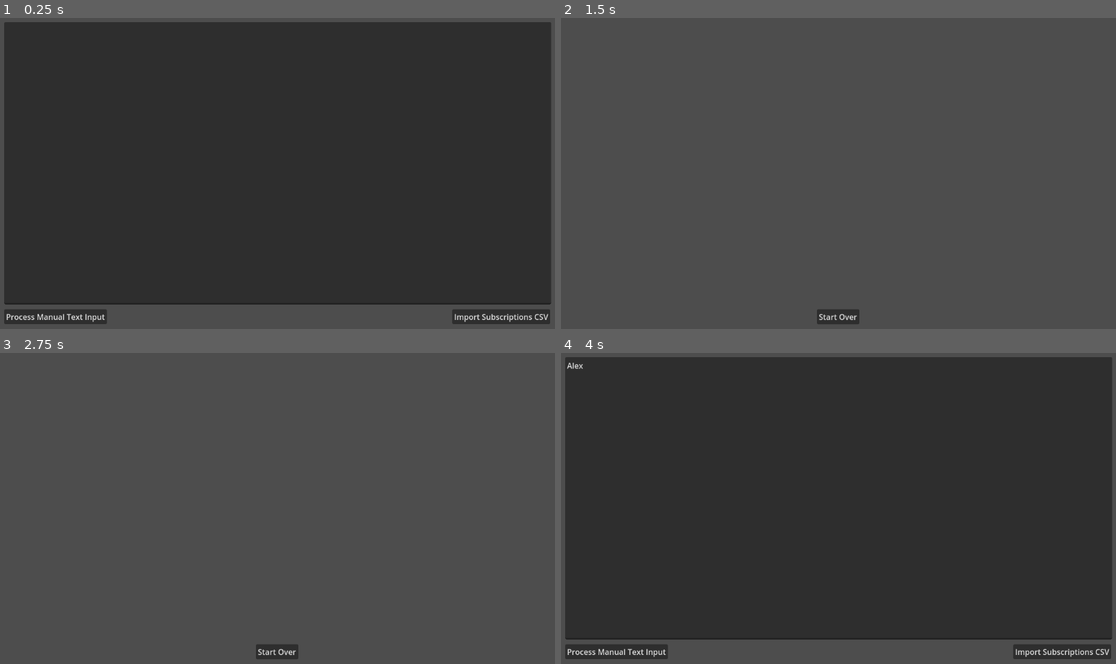
Above: before the commit, frames 1-4 (two rows, left to right).
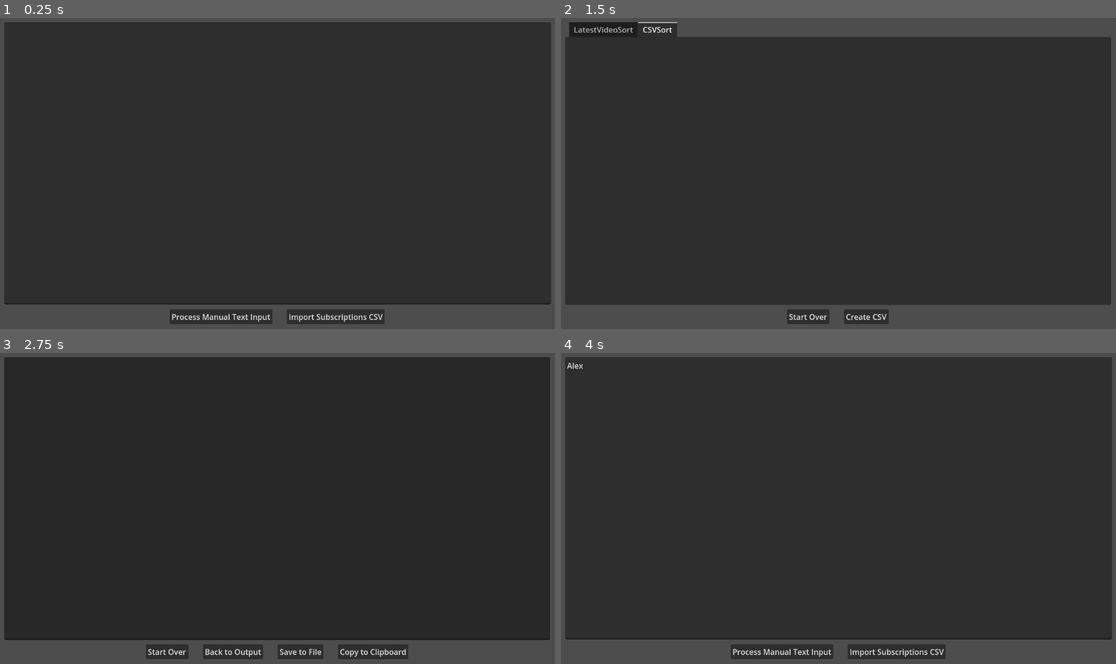
Above: after the commit, the same moments.

Repository: ZeikJT/godot-youtube-subscription-health
Game: Godot game, scene res://check-channels.tscn
The game is run twice, just before and just after one commit, with the same random seed, the same clock (stepped at 60 frames per second) and the same inputs.
Inputs (mouse positions are in pixels of both pictures, inside the frame that each line leads up to):
- Up to frame 1 (0.25 s): no input
- Up to frame 2 (1.5 s): click (838, 164) at 0.52 s; type "Alex" at 0.6 s; click "Process Manual Text Input" at 1.25 s
- Up to frame 3 (2.75 s): click (305, 651) at 2 s, where only the run after the commit has a clickable "Create CSV"
- Up to frame 4 (4 s): click (794, 651) at 2.75 s, where only the run after the commit has a clickable "Back to Output"; click "Start Over" at 3.5 s

The runs differ from the first frame. In frame 1, 3.1% of the frame differs, in the area x 0-100%, y 93-99%; in frame 2, 86%; in frame 3, 91%, in the area x 0-100%, y 1-99%; in frame 4, 3.1%.
Error before the commit: Assertion failed. (res://check-channels.gd:155)
Error after the commit: Assertion failed. (res://check-channels.gd:215)

Commit message:
Add CSV export screen and sorting results based on date or original order

Diff:
--- a/check-channels.gd
+++ b/check-channels.gd
@@ -3,26 +3,43 @@
 @onready var input_screen:Control = $InputScreen
 @onready var loading_screen:Control = $LoadingScreen
 @onready var output_screen:Control = $OutputScreen
+@onready var output_csv_screen: Control = $OutputCSVScreen
 
 @onready var manual_csv_text_edit:TextEdit = $InputScreen/ManualCSVTextEdit
-@onready var import_csv_button:Button = $InputScreen/ImportCSVButton
-@onready var process_csv_button:Button = $InputScreen/ProcessCSVButton
-@onready var file_dialog:FileDialog = $InputScreen/FileDialog
+@onready var process_csv_button:Button = $InputScreen/HBoxContainer/ProcessCSVButton
+@onready var import_csv_button:Button = $InputScreen/HBoxContainer/ImportCSVButton
+@onready var open_file_dialog: FileDialog = $InputScreen/OpenFileDialog
+
 @onready var loading_text_edit:TextEdit = $LoadingScreen/LoadingTextEdit
 @onready var loading_progress_bar:ProgressBar = $LoadingScreen/LoadingProgressBar
-@onready var output_rich_text_label:RichTextLabel = $OutputScreen/OutputRichTextLabel
-@onready var start_over_button:Button = $OutputScreen/StartOverButton
+
+@onready var output_rich_text_label: RichTextLabel = $OutputScreen/TabContainer/CSVSort/OutputRichTextLabel
+@onready var sorted_output_rich_text_label: RichTextLabel = $OutputScreen/TabContainer/LatestVideoSort/SortedOutputRichTextLabel
+@onready var output_start_over_button: Button = $OutputScreen/HBoxContainer/OutputStartOverButton
+@onready var create_csv_button: Button = $OutputScreen/HBoxContainer/CreateCSVButton
+
+@onready var csv_text_edit: TextEdit = $OutputCSVScreen/CSVTextEdit
+@onready var csv_start_over_button: Button = $OutputCSVScreen/HBoxContainer/CSVStartOverButton
+@onready var back_to_output_button: Button = $OutputCSVScreen/HBoxContainer/BackToOutputButton
+@onready var save_csv_to_file_button: Button = $OutputCSVScreen/HBoxContainer/SaveCSVToFileButton
+@onready var copy_to_clipboard_button: Button = $OutputCSVScreen/HBoxContainer/CopyToClipboardButton
+@onready var save_file_dialog: FileDialog = $OutputCSVScreen/SaveFileDialog
 
 @onready var all_screens:Array[Control] = [
 	input_screen,
 	loading_screen,
 	output_screen,
+	output_csv_screen,
 ]
 
 const CHANNEL_ID:String = 'channel_id'
 const CHANNEL_NAME:String = 'channel_name'
 const LATEST_VIDEO_DATE:String = 'latest_video_date'
 const ERROR_STATE:String = 'error_state'
+const INDEX:String = 'index'
+
+const BANNED:String = 'BANNED'
+const UNKNOWN_ERROR:String = 'UNKNOWN_ERROR'
 
 const MAX_ACTIVE_HTTP_REQUESTS:int = 5
 var active_http_requests:Array[HTTPRequest] = []
@@ -32,11 +49,18 @@
 
 # Called when the node enters the scene tree for the first time.
 func _ready() -> void:
+	open_file_dialog.file_selected.connect(_import_csv_file_selected)
+	output_rich_text_label.meta_clicked.connect(_open_url)
+	save_file_dialog.file_selected.connect(_save_csv_file_selected)
+
 	process_csv_button.pressed.connect(_process_csv_text)
 	import_csv_button.pressed.connect(_import_csv)
-	start_over_button.pressed.connect(_start_over)
-	output_rich_text_label.meta_clicked.connect(_open_url)
-	file_dialog.file_selected.connect(_import_csv_file_selected)
+	output_start_over_button.pressed.connect(_start_over)
+	create_csv_button.pressed.connect(_show_output_csv)
+	back_to_output_button.pressed.connect(_show_output)
+	save_csv_to_file_button.pressed.connect(_save_csv_data_to_file)
+	csv_start_over_button.pressed.connect(_start_over)
+	copy_to_clipboard_button.pressed.connect(_copy_csv_data_to_clipboard)
 
 func _open_url(meta:String) -> void:
 	OS.shell_open(meta)
@@ -52,8 +76,9 @@
 			var pending:Dictionary = pending_channel_requests.pop_back()
 			var channel_id:String = pending[CHANNEL_ID]
 			var channel_name:String = pending[CHANNEL_NAME]
+			var index:int = pending[INDEX]
 			var http_request:HTTPRequest = HTTPRequest.new()
-			http_request.request_completed.connect(_handle_rss_response.bind(channel_id, channel_name, http_request), CONNECT_ONE_SHOT)
+			http_request.request_completed.connect(_handle_rss_response.bind(channel_id, channel_name, http_request, index), CONNECT_ONE_SHOT)
 			add_child(http_request)
 			http_request.request('https://www.youtube.com/feeds/videos.xml?channel_id=' + channel_id)
 			active_http_requests.append(http_request)
@@ -66,7 +91,7 @@
 	pending_channel_requests = _parse_csv(manual_csv_text_edit.text)
 	_show_loading()
 
-func _handle_rss_response(_result:int, response_code:int, _headers: PackedStringArray, body: PackedByteArray, channel_id:String, channel_name:String, http_request:HTTPRequest) -> void:
+func _handle_rss_response(_result:int, response_code:int, _headers: PackedStringArray, body: PackedByteArray, channel_id:String, channel_name:String, http_request:HTTPRequest, index:int) -> void:
 	if response_code == 200:
 		loading_text_edit.text += '%s%s: Loaded' % ['\n' if loading_text_edit.text else '', channel_name]
 		# This is how it should be done... but it is too much work.
@@ -78,35 +103,39 @@
 		var matches:Array[RegExMatch] = regex.search_all(body.get_string_from_utf8())
 		matches.sort_custom(func (a:RegExMatch, b:RegExMatch) -> bool:
 			return a.get_string('date') > b.get_string('date'))
-		output_sub_data.append({
+		output_sub_data[index] = {
 			CHANNEL_NAME: channel_name,
 			CHANNEL_ID: channel_id,
 			ERROR_STATE: '',
 			LATEST_VIDEO_DATE: matches[0].get_string('date'),
-		})
+			INDEX: index,
+		}
 	elif response_code == 404:
 		loading_text_edit.text += '\n%s: Banned' % [channel_name]
-		output_sub_data.append({
+		output_sub_data[index] = {
 			CHANNEL_NAME: channel_name,
 			CHANNEL_ID: channel_id,
 			ERROR_STATE: 'BANNED',
 			LATEST_VIDEO_DATE: '',
-		})
+			INDEX: index,
+		}
 	else:
 		loading_text_edit.text += '\n%s: Unknown Error %s' % [channel_name, response_code]
-		output_sub_data.append({
+		output_sub_data[index] = {
 			CHANNEL_NAME: channel_name,
 			CHANNEL_ID: channel_id,
 			ERROR_STATE: 'UNKNOWN_ERROR',
 			LATEST_VIDEO_DATE: '',
-		})
+			INDEX: index,
+		}
 	loading_text_edit.scroll_vertical = loading_text_edit.get_v_scroll_bar().max_value
 	active_http_requests.remove_at(active_http_requests.find(http_request))
+	remove_child(http_request)
 	completed_requests += 1
 	_check_if_done_loading()
 
 func _import_csv() -> void:
-	file_dialog.call_deferred('show')
+	open_file_dialog.call_deferred('show')
 
 func _import_csv_file_selected(file_path:String) -> void:
 	var file:FileAccess = FileAccess.open(file_path, FileAccess.READ)
@@ -125,35 +154,66 @@
 	loading_text_edit.scroll_vertical = 0.0
 	_show_single_screen(loading_screen)
 	output_sub_data.clear()
+	output_sub_data.resize(pending_channel_requests.size())
 	_check_if_done_loading()
 
 func _show_output() -> void:
-	output_sub_data.sort_custom(func (a:Dictionary, b:Dictionary) -> bool:
-		if a[ERROR_STATE]:
-			return true
-		if b[ERROR_STATE]:
-			return false
-		return a[LATEST_VIDEO_DATE] > b[LATEST_VIDEO_DATE])
-	for sub_data:Dictionary in output_sub_data:
-		output_rich_text_label.append_text('%s [url=https://www.youtube.com/channel/%s]%s[/url]' % [sub_data[ERROR_STATE] if sub_data[ERROR_STATE] else ('last uploaded %s:' % [sub_data[LATEST_VIDEO_DATE].trim_suffix('+00:00')]), sub_data[CHANNEL_ID], sub_data[CHANNEL_NAME]])
-		output_rich_text_label.newline()
+	if not output_rich_text_label.text:
+		var sorted_output_sub_data:Array[Dictionary] = output_sub_data.duplicate()
+		sorted_output_sub_data.sort_custom(func (a:Dictionary, b:Dictionary) -> bool:
+			if a[ERROR_STATE]:
+				return true
+			if b[ERROR_STATE]:
+				return false
+			return a[LATEST_VIDEO_DATE] > b[LATEST_VIDEO_DATE])
+		_populate_output_label(output_rich_text_label, output_sub_data)
+		_populate_output_label(sorted_output_rich_text_label, sorted_output_sub_data)
 	_show_single_screen(output_screen)
+
+func _populate_output_label(label:RichTextLabel, all_sub_data:Array[Dictionary]) -> void:
+	for sub_data:Dictionary in all_sub_data:
+		label.append_text('%s [url=https://www.youtube.com/channel/%s]%s[/url]' % [sub_data[ERROR_STATE] if sub_data[ERROR_STATE] else ('last uploaded %s:' % [sub_data[LATEST_VIDEO_DATE].trim_suffix('+00:00')]), sub_data[CHANNEL_ID], sub_data[CHANNEL_NAME]])
+		label.newline()
+
+func _show_output_csv() -> void:
+	if not csv_text_edit.text:
+		for sub_data:Dictionary in output_sub_data:
+			csv_text_edit.text += '%s,%s,%s,,%s,%s' % [('\n' if csv_text_edit.text else ''),sub_data[CHANNEL_NAME],sub_data[CHANNEL_ID],sub_data[LATEST_VIDEO_DATE],'skip' if sub_data[ERROR_STATE] == BANNED else '']
+	_show_single_screen(output_csv_screen)
+
+func _save_csv_data_to_file() -> void:
+	save_file_dialog.call_deferred('show')
+
+func _save_csv_file_selected(file_path:String) -> void:
+	var file:FileAccess = FileAccess.open(file_path, FileAccess.WRITE)
+	file.store_string(csv_text_edit.text)
+	file.close()
+
+func _copy_csv_data_to_clipboard() -> void:
+	DisplayServer.clipboard_set(csv_text_edit.text)
 
 func _start_over() -> void:
 	output_rich_text_label.clear()
 	output_rich_text_label.scroll_to_line(0)
+	sorted_output_rich_text_label.clear()
+	sorted_output_rich_text_label.scroll_to_line(0)
+	csv_text_edit.clear()
+	csv_text_edit.scroll_vertical = 0.0
 	_show_single_screen(input_screen)
 
 func _parse_csv(text:String) -> Array[Dictionary]:
 	var sub_data:Array[Dictionary] = []
 	var lines:PackedStringArray = text.split("\n")
-	for line:String in lines:
+	var had_header:bool = false
+	for index:int in len(lines):
+		var line:String = lines[index]
 		line = line.strip_edges()
 		if not line or line == 'Channel Id,Channel Url,Channel Title':
+			had_header = true
 			continue
 		var data = line.split(',')
 		assert(data.size() == 3)
 		var channel_id = data[0]
 		var channel_name = data[2]
-		sub_data.append({CHANNEL_ID: channel_id, CHANNEL_NAME: channel_name})
+		sub_data.append({CHANNEL_ID: channel_id, CHANNEL_NAME: channel_name, INDEX: index - 1 if had_header else index})
 	return sub_data
--- a/check-channels.tscn
+++ b/check-channels.tscn
@@ -5,62 +5,57 @@
 [node name="Control" type="Control"]
 layout_mode = 3
 anchors_preset = 15
-anchor_right = 1.0
-anchor_bottom = 1.0
-grow_horizontal = 2
-grow_vertical = 2
-script = ExtResource("1_4nktc")
-
-[node name="InputScreen" type="Control" parent="."]
-layout_mode = 1
-anchors_preset = 15
-anchor_right = 1.0
-anchor_bottom = 1.0
-grow_horizontal = 2
-grow_vertical = 2
-
-[node name="ManualCSVTextEdit" type="TextEdit" parent="InputScreen"]
-layout_mode = 1
-anchors_preset = -1
 anchor_right = 1.0
 anchor_bottom = 1.0
 offset_left = 10.0
 offset_top = 10.0
 offset_right = -10.0
-offset_bottom = -50.0
+offset_bottom = -10.0
+grow_horizontal = 2
+grow_vertical = 2
+script = ExtResource("1_4nktc")
+
+[node name="InputScreen" type="Control" parent="."]
+layout_mode = 1
+anchors_preset = 15
+anchor_right = 1.0
+anchor_bottom = 1.0
+grow_horizontal = 2
+grow_vertical = 2
+
+[node name="ManualCSVTextEdit" type="TextEdit" parent="InputScreen"]
+layout_mode = 1
+anchors_preset = -1
+anchor_right = 1.0
+anchor_bottom = 1.0
+offset_bottom = -40.0
+grow_horizontal = 2
+grow_vertical = 2
 scale = Vector2(1.00188, 0.998285)
 
-[node name="ProcessCSVButton" type="Button" parent="InputScreen"]
-layout_mode = 1
-anchors_preset = -1
-anchor_top = 1.0
-anchor_bottom = 1.0
-offset_left = 10.0
-offset_top = -41.0
-offset_right = 223.0
-offset_bottom = -10.0
-grow_vertical = 0
+[node name="HBoxContainer" type="HBoxContainer" parent="InputScreen"]
+layout_mode = 1
+anchors_preset = 12
+anchor_top = 1.0
+anchor_right = 1.0
+anchor_bottom = 1.0
+offset_top = -31.0
+grow_horizontal = 2
+grow_vertical = 0
+theme_override_constants/separation = 30
+alignment = 1
+
+[node name="ProcessCSVButton" type="Button" parent="InputScreen/HBoxContainer"]
+layout_mode = 2
 text = "Process Manual Text Input"
 
-[node name="ImportCSVButton" type="Button" parent="InputScreen"]
-layout_mode = 1
-anchors_preset = -1
-anchor_left = 1.0
-anchor_top = 1.0
-anchor_right = 1.0
-anchor_bottom = 1.0
-offset_left = -213.0
-offset_top = -41.0
-offset_right = -10.0
-offset_bottom = -10.0
-grow_horizontal = 0
-grow_vertical = 0
+[node name="ImportCSVButton" type="Button" parent="InputScreen/HBoxContainer"]
+layout_mode = 2
 text = "Import Subscriptions CSV"
 
-[node name="FileDialog" type="FileDialog" parent="InputScreen"]
-mode = 2
+[node name="OpenFileDialog" type="FileDialog" parent="InputScreen"]
 title = "Open a File"
-size = Vector2i(275, 159)
+size = Vector2i(337, 159)
 ok_button_text = "Open"
 file_mode = 0
 access = 2
@@ -81,10 +76,7 @@
 anchors_preset = -1
 anchor_right = 1.0
 anchor_bottom = 1.0
-offset_left = 10.0
-offset_top = 10.0
-offset_right = -10.0
-offset_bottom = -50.0
+offset_bottom = -40.0
 grow_horizontal = 2
 grow_vertical = 2
 scale = Vector2(1.00121, 0.997768)
@@ -93,14 +85,11 @@
 
 [node name="LoadingProgressBar" type="ProgressBar" parent="LoadingScreen"]
 layout_mode = 1
-anchors_preset = -1
-anchor_top = 1.0
-anchor_right = 1.0
-anchor_bottom = 1.0
-offset_left = 10.0
+anchors_preset = 12
+anchor_top = 1.0
+anchor_right = 1.0
+anchor_bottom = 1.0
 offset_top = -27.0
-offset_right = -10.0
-offset_bottom = -10.0
 grow_horizontal = 2
 grow_vertical = 0
 max_value = 1.0
@@ -114,32 +103,111 @@
 grow_horizontal = 2
 grow_vertical = 2
 
-[node name="OutputRichTextLabel" type="RichTextLabel" parent="OutputScreen"]
-layout_mode = 1
-anchors_preset = -1
-anchor_right = 1.0
-anchor_bottom = 1.0
-offset_left = 10.0
-offset_top = 10.0
-offset_right = -10.0
-offset_bottom = -50.0
+[node name="TabContainer" type="TabContainer" parent="OutputScreen"]
+layout_mode = 1
+anchors_preset = -1
+anchor_right = 1.0
+anchor_bottom = 1.0
+offset_bottom = -40.0
+grow_horizontal = 2
+grow_vertical = 2
+current_tab = 1
+
+[node name="LatestVideoSort" type="Control" parent="OutputScreen/TabContainer"]
+layout_mode = 2
+
+[node name="SortedOutputRichTextLabel" type="RichTextLabel" parent="OutputScreen/TabContainer/LatestVideoSort"]
+layout_mode = 1
+anchors_preset = 15
+anchor_right = 1.0
+anchor_bottom = 1.0
 grow_horizontal = 2
 grow_vertical = 2
 scale = Vector2(1, 0.997175)
 bbcode_enabled = true
 
-[node name="StartOverButton" type="Button" parent="OutputScreen"]
-layout_mode = 1
-anchors_preset = -1
-anchor_left = 0.5
-anchor_top = 1.0
-anchor_right = 0.5
-anchor_bottom = 1.0
-offset_left = -44.0
+[node name="CSVSort" type="Control" parent="OutputScreen/TabContainer"]
+layout_mode = 2
+
+[node name="OutputRichTextLabel" type="RichTextLabel" parent="OutputScreen/TabContainer/CSVSort"]
+layout_mode = 1
+anchors_preset = 15
+anchor_right = 1.0
+anchor_bottom = 1.0
+grow_horizontal = 2
+grow_vertical = 2
+scale = Vector2(1, 0.997175)
+bbcode_enabled = true
+
+[node name="HBoxContainer" type="HBoxContainer" parent="OutputScreen"]
+layout_mode = 1
+anchors_preset = 12
+anchor_top = 1.0
+anchor_right = 1.0
+anchor_bottom = 1.0
 offset_top = -31.0
-offset_right = 44.0
-offset_bottom = -10.0
-grow_horizontal = 2
-grow_vertical = 0
-scale = Vector2(1, 1.00641)
+grow_horizontal = 2
+grow_vertical = 0
+theme_override_constants/separation = 30
+alignment = 1
+
+[node name="OutputStartOverButton" type="Button" parent="OutputScreen/HBoxContainer"]
+layout_mode = 2
 text = "Start Over"
+
+[node name="CreateCSVButton" type="Button" parent="OutputScreen/HBoxContainer"]
+layout_mode = 2
+text = "Create CSV"
+
+[node name="OutputCSVScreen" type="Control" parent="."]
+visible = false
+layout_mode = 1
+anchors_preset = 15
+anchor_right = 1.0
+anchor_bottom = 1.0
+grow_horizontal = 2
+grow_vertical = 2
+
+[node name="CSVTextEdit" type="TextEdit" parent="OutputCSVScreen"]
+layout_mode = 1
+anchors_preset = -1
+anchor_right = 1.0
+anchor_bottom = 1.0
+offset_bottom = -40.0
+grow_horizontal = 2
+grow_vertical = 2
+editable = false
+
+[node name="HBoxContainer" type="HBoxContainer" parent="OutputCSVScreen"]
+layout_mode = 1
+anchors_preset = 12
+anchor_top = 1.0
+anchor_right = 1.0
+anchor_bottom = 1.0
+offset_top = -31.0
+grow_horizontal = 2
+grow_vertical = 0
+theme_override_constants/separation = 30
+alignment = 1
+
+[node name="CSVStartOverButton" type="Button" parent="OutputCSVScreen/HBoxContainer"]
+layout_mode = 2
+text = "Start Over"
+
+[node name="BackToOutputButton" type="Button" parent="OutputCSVScreen/HBoxContainer"]
+layout_mode = 2
+text = "Back to Output
+"
+
+[node name="SaveCSVToFileButton" type="Button" parent="OutputCSVScreen/HBoxContainer"]
+layout_mode = 2
+text = "Save to File
+"
+
+[node name="CopyToClipboardButton" type="Button" parent="OutputCSVScreen/HBoxContainer"]
+layout_mode = 2
+text = "Copy to Clipboard"
+
+[node name="SaveFileDialog" type="FileDialog" parent="OutputCSVScreen"]
+access = 2
+use_native_dialog = true
